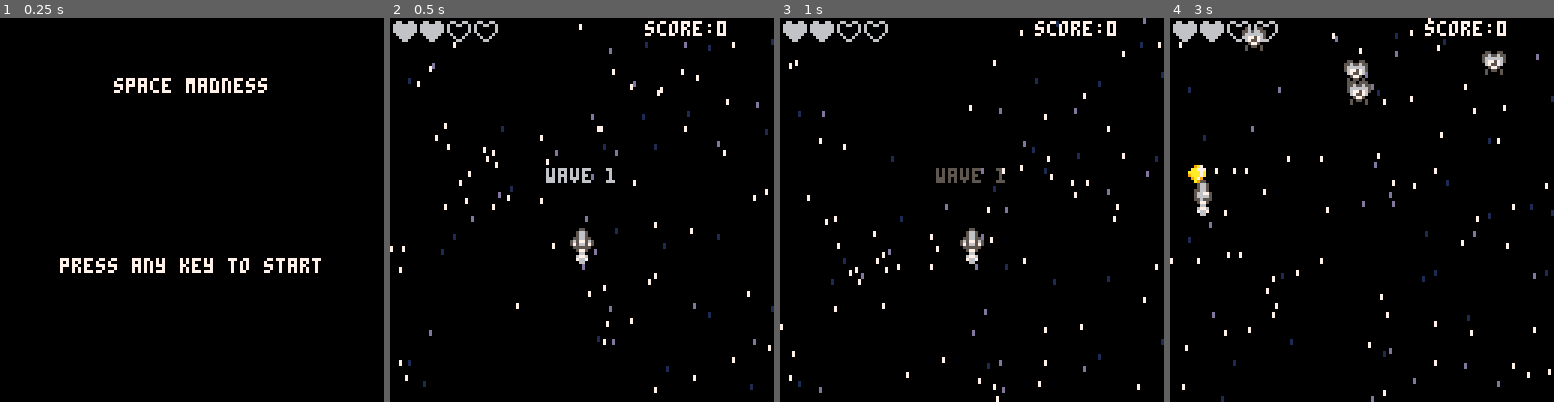
Above: before the commit, frames 1-4 (left to right).
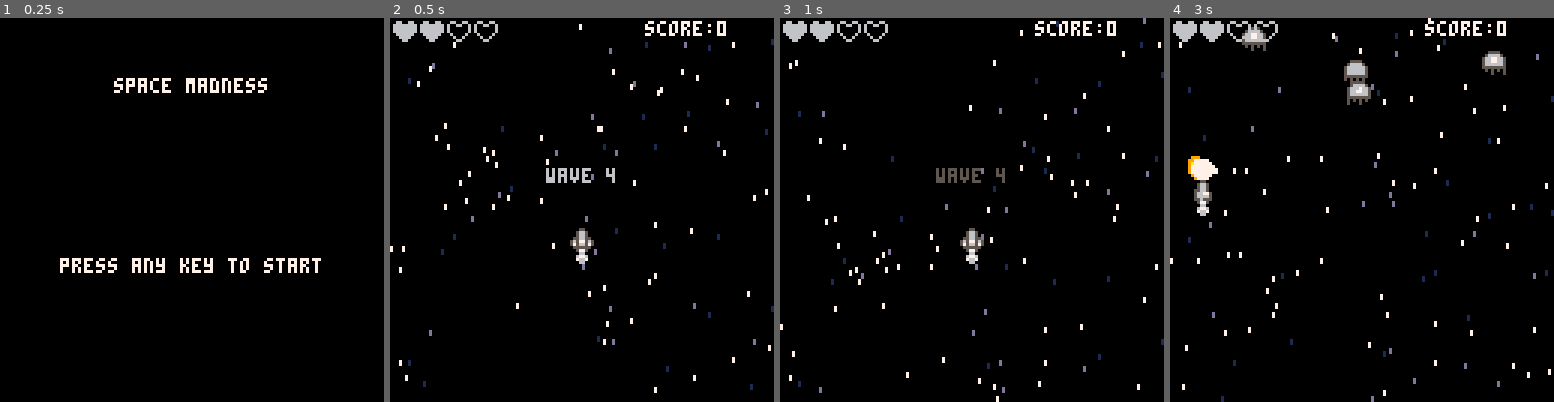
Above: after the commit, the same moments.

Repository: thorty/pico8_shmup
Game: PICO-8 cartridge myshmup2.p8
The game is run twice, just before and just after one commit, with the same random seed, the same clock (stepped at 60 frames per second) and the same inputs.
Inputs:
- Up to frame 1 (0.25 s): no input
- Up to frame 2 (0.5 s): tap X (X key) at 0.33 s
- Up to frame 3 (1 s): tap O (Z key) at 0.7 s
- Up to frame 4 (3 s): tap X (X key) at 1.07, 1.85, 2.97 s; hold Right 1.6-2.1 s; tap O (Z key) every 0.4 s from 1.7 to 2.9 s; hold Up 2.15-2.42 s; hold Right from 2.47 s (still down)

Frame 1 is identical in both runs. In frame 2, less than 0.1% of the frame differs, in the area x 56-59%, y 39-43%; in frame 3, less than 0.1%; in frame 4, 1.1%, in the area x 4-88%, y 2-43%.

Commit message:
optimize bullet and collisions detection

Diff:
--- a/bullets.lua
+++ b/bullets.lua
@@ -1,10 +1,11 @@
 function add_bullet()
-	local bul={
-			x=ship.x,
-			y=ship.y-2,
-			sp=16
-		}
-	 add(bullets, bul)
+	local bul=make_spr()
+	bul.x=ship.x+1.5
+	bul.y=ship.y-4
+	bul.sp=34
+	bul.colw=5
+	bul.ani={34}
+	add(bullets, bul)
 end
 
 function move_bullets()
@@ -19,10 +20,10 @@
 function anim_bullets()
 	for i=1,#bullets do
 		local bu = bullets[i]
-		bu.sp+=1
-		if bu.sp>=19 then
-			bu.sp=16
+		bu.aniframe+=1
+		if flr(bu.aniframe)>#bu.ani then
+			bu.aniframe=1
 		end
-		bullets[i].sp=bu.sp
+		bu.sp=bu.ani[flr(bu.aniframe)]
 	end
 end
--- a/enemies.lua
+++ b/enemies.lua
@@ -23,8 +23,7 @@
 
 	for i=1,enemiesmax do
 		if #enemies < enemiesmax then
-			printh("spawn: "..i .."-"..enemiesmax)
-			local myen={}
+			local myen=make_spr()
 			myen.hp=2
 			myen.flash=0
 			myen.x=rnd(120)
@@ -54,11 +53,13 @@
 				myen.sp=48
 				myen.ani={48,49,50,51}
 			elseif entype==5 then
-				myen.spw=4
-				myen.sph=4
+				myen.spw=2
+				myen.sph=2
 				myen.hp=64
-				myen.sp=48
-				myen.ani={64,68,72,76}
+				myen.sp=130
+				myen.ani={130,132,134}
+				myen.colw=16
+				myen.colh=16
 			end
 			add(enemies,myen)
 		end
--- a/game.lua
+++ b/game.lua
@@ -1,7 +1,7 @@
 function startgame()
 	music(1)
 	t=0
-	ship={}
+	ship=make_spr()
 	ship.sp=2
 	ship.y=70
 	ship.x=60
@@ -14,9 +14,9 @@
 	parts={}
 	gameovertime=30
 	--shootanim on ship
-	muzzle=0
-
-	wave=1
+	muzzle=4
+
+	wave=4
 	score=0
 	lives=2
 	invul=0
@@ -63,7 +63,7 @@
 	if btn(5) then
 		if bulltimer<=0 then
 			add_bullet()
-		 muzzle=2
+		 muzzle=4
 			sfx(0)
 			bulltimer=3
 		end
@@ -226,6 +226,7 @@
 	--draw muzzle
 	if muzzle>0 then
  		circfill(ship.x+3,ship.y-4,muzzle,7)
+		circfill(ship.x+4,ship.y-4,muzzle,7)
  	end
 
 
--- a/main.lua
+++ b/main.lua
@@ -7,7 +7,7 @@
 	entype=1
 	wave=1
 	parts={}
-	lastwave=1
+	lastwave=5
 	enemies={}
 	t=0
 	--for handling button mashing between screens
--- a/tools.lua
+++ b/tools.lua
@@ -38,14 +38,12 @@
 function col(a,b)
 	a_left=a.x
 	a_top=a.y
-	a_right=a.x+7
-	a_bottom=a.y+7
+	a_right=a.x+a.colw-1
+	a_bottom=a.y+a.colh-1
 	b_left=b.x
 	b_top=b.y
-	b_right=b.x+7
-	b_bottom=b.y+7
-
-
+	b_right=b.x+b.colw-1
+	b_bottom=b.y+b.colh-1
 
 	if a_top>b_bottom then return false end
 	if b_top>a_bottom then return false end
@@ -243,3 +241,18 @@
 function print_center(text, y, c)
 	print(text, get_center(text), y, c)
 end
+
+function make_spr()
+	local myspr={}
+	myspr.sp=0
+	myspr.flash=0
+	myspr.x=0
+	myspr.y=0
+	myspr.speed=rnd(1)+0.5
+	myspr.aniframe=1
+	myspr.spw=1
+	myspr.sph=1
+	myspr.colw=8
+	myspr.colh=8
+	return myspr
+end
Not shown, changed: 40 lines of the sprite sheet (__gfx__) section of myshmup2.p8
